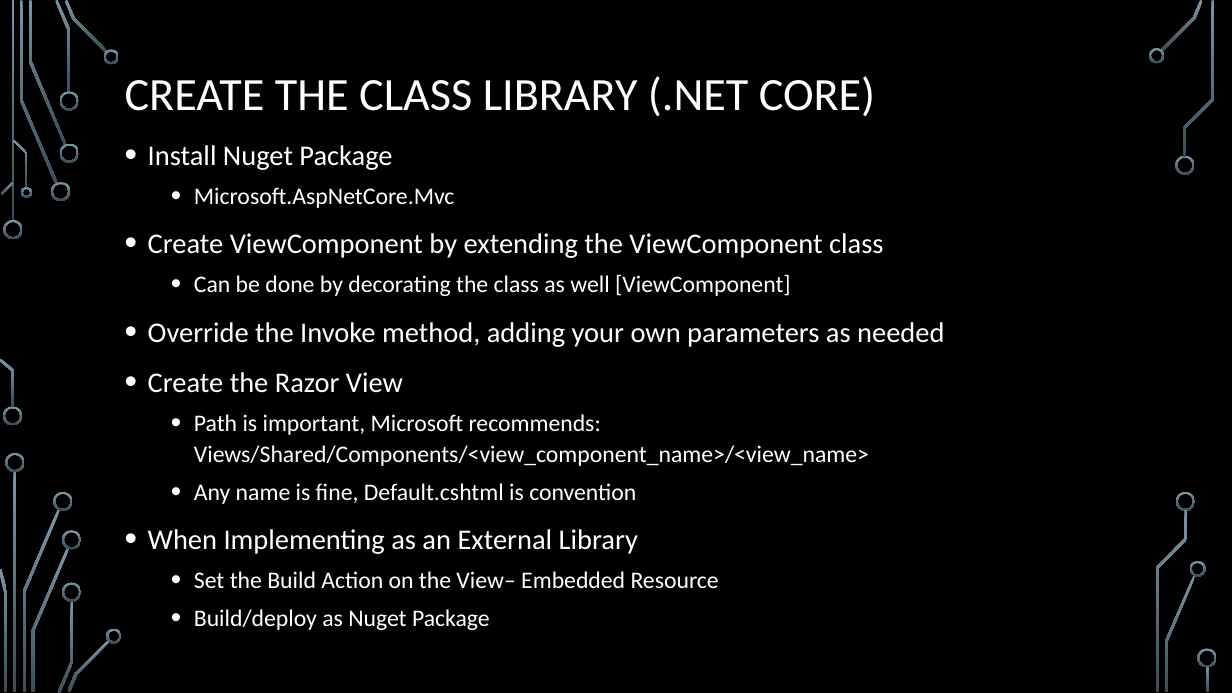
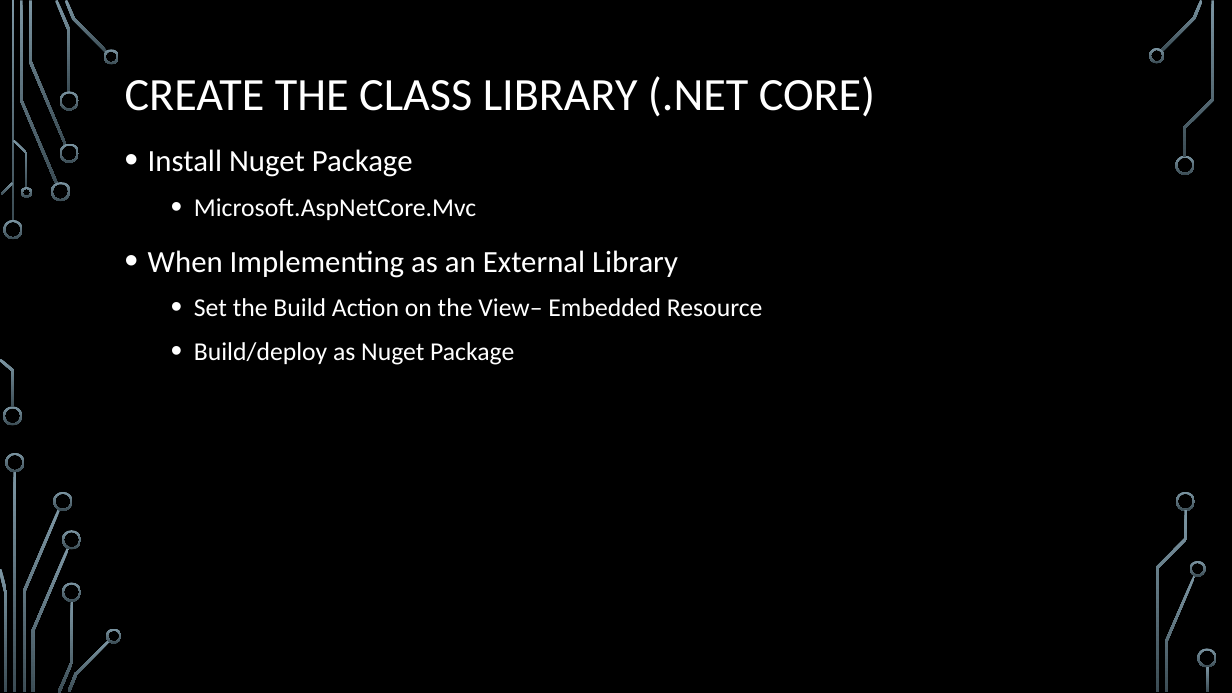
Before and after one commit to annabateman/Slides, a slide deck: slide 8 of View Components in C# core.pptx (slide 7 before the commit). Drawn at 1232x693 pixels with LibreOffice and Linux fonts; fonts in the diff are those of the drawing; background and template pictures are left out. Boxes give left, top, right and bottom in pixels: in the first picture for what was removed or moved away, otherwise in the second. Text is boxed around its words. In the diff, an @@ line names an element or a change of style, - is before the commit and + after.

```diff
--- a/View Components in C# core.pptx
+++ b/View Components in C# core.pptx
@@ text "Install Nuget Package" at (148,149,763,365): size 22.2 to 24 pt in "Install Nuget Package", "When Implementing as an External Library"; size 18.5 to 20 pt in "Microsoft.AspNetCore.Mvc", "Set the Build Action on the View– ...", "Build/deploy as Nuget Package"; line spacing 1.1 to 1.2 @@
@@ text at (148,233,944,504): paragraphs removed @@
-• Create ViewComponent by extending the ViewComponent class
-  • Can be done by decorating the class as well [ViewComponent]
-• Override the Invoke method, adding your own parameters as needed
-• Create the Razor View
-  • Path is important, Microsoft recommends: Views/Shared/Components/<view_component_name>/<view_name>
-  • Any name is fine, Default.cshtml is convention
```
Also in this commit, not shown: 3 other slides changed, 1 slide added.
